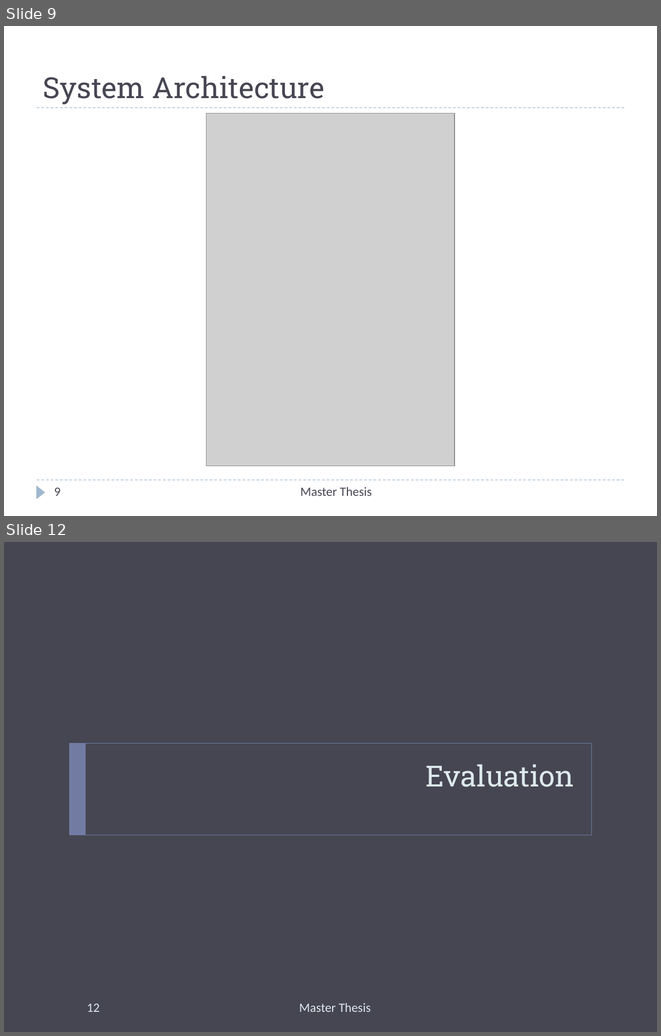
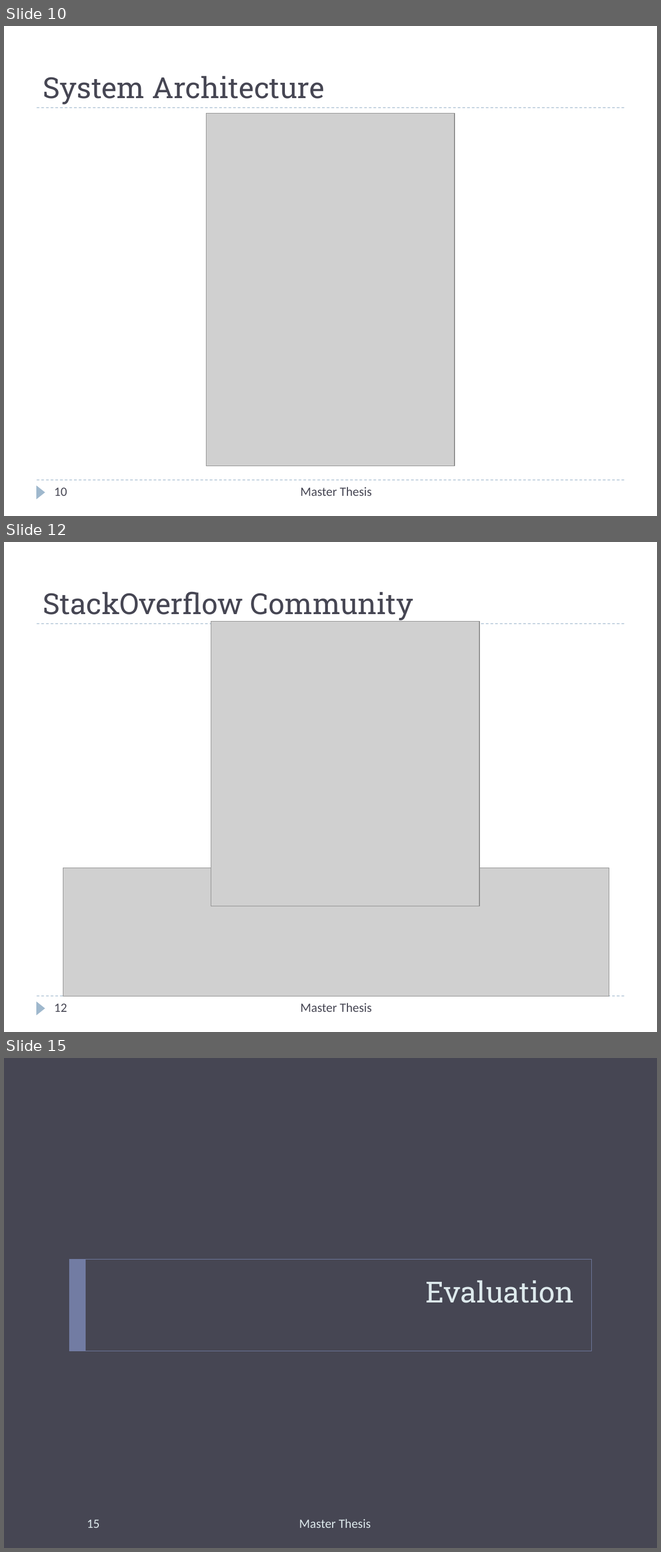
Before and after one commit to Christos-Papoulas/master_thesis, a slide deck: presentation/presentation.pptx. Shown one above the other, each under a label of ours: slides 9 and 12 before the commit, slides 10, 12 and 15 after it; the slides between them are not shown. The pictures are 661x1036 and 661x1552 pixels, drawn with LibreOffice and Linux fonts; fonts in the diff are those of the drawing; grey boxes stand for pictures. Boxes give left, top, right and bottom in pixels: in the first picture for what was removed or moved away, otherwise in the second. Text is boxed around its words. In the diff, an @@ line names an element or a change of style, - is before the commit and + after.

```diff
--- a/presentation/presentation.pptx
+++ b/presentation/presentation.pptx
@@ slide 12 added at [4,542,657,1032], background #FFFFFF; not listed: 3 template elements that a slide beside it also shows @@
@@ title added at [43,591,413,622], 32 pt, text #464653 @@
+StackOverflow Community
@@ picture added at [211,622,479,906] @@
@@ picture added at [63,868,609,996] @@
@@ text added at [300,1003,372,1012], 14 pt, text #464653 @@
+Master Thesis
@@ page number added at [54,1003,67,1012], 14 pt, text #464653 @@
+12
@@ what was slide 9 is now slide 10 @@
@@ page number at [54,487,67,496]: text changed @@
-9
+10
@@ what was slide 12 is now slide 15 @@
@@ page number at [87,1519,99,1528]: text changed @@
-12
+15
```
Also in this commit, not shown: 7 slides changed, 5 other slides added, 5 other files.
